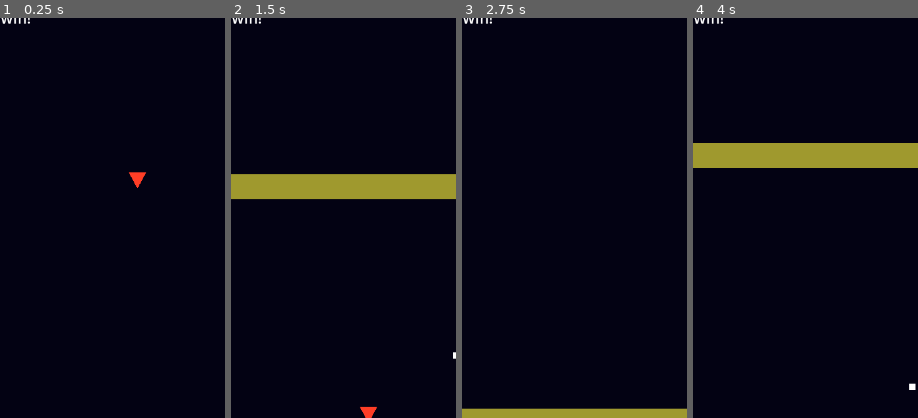
Above: before the commit, frames 1-4 (left to right).
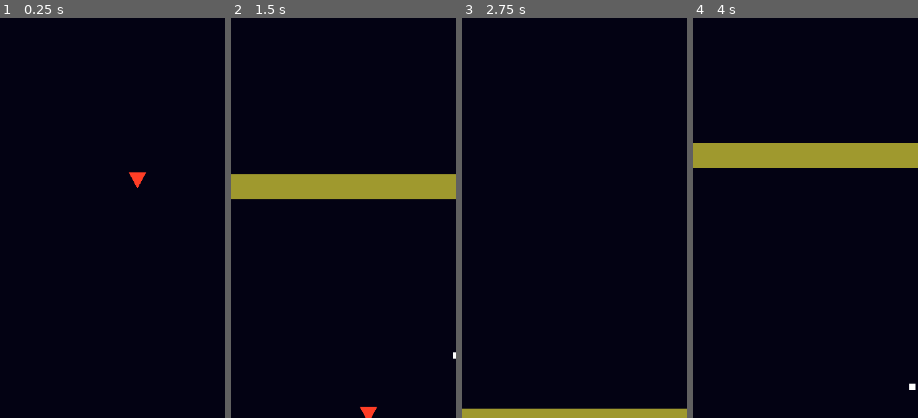
Above: after the commit, the same moments.

Repository: mystal/corneria
Game: Godot game, scene res://levels/proto.tscn
Same seed, same stepped clock (60 frames per second), same inputs: the game is played once before the commit and once after it.
Inputs (mouse positions are % of the whole screen's width and height, from its top left):
- Up to frame 1 (0.25 s): no input
- Up to frame 2 (1.5 s): tap Enter (ui_accept) at 0.5, 0.77 s; move the mouse to (72, 45) at 0.52 s; hold Right (ui_right) 0.53-1.28 s; move the mouse to (30, 55) at 1.27 s; hold Left (ui_left) from 1.28 s (still down)
- Up to frame 3 (2.75 s): tap Enter (ui_accept) at 1.52 s; move the mouse to (60, 28) at 2.02 s; release Left (ui_left) at 2.03 s; hold Right (ui_right) from 2.03 s (still down)
- Up to frame 4 (4 s): move the mouse to (45, 70) at 2.77 s; tap Enter (ui_accept) at 3.02, 3.77 s; move the mouse to (80, 65) at 3.52 s; release Right (ui_right) at 3.53 s; hold Left (ui_left) from 3.53 s (still down)
The pictures show only the part of the screen within x 0-50%, y 0-50%; the shares and areas given below are measured in that part.

The runs differ from the first frame. In frame 1, 0.1% of the frame differs, in the area x 0-14%, y 0-2%; in frame 2, 0.1%; in frame 3, 0.1%; in frame 4, 0.1%.

Commit message:
Put UI in a CanvasLayer so it renders and positions properly

Diff:
--- a/godot/levels/proto.tscn
+++ b/godot/levels/proto.tscn
@@ -70,5 +70,6 @@
 position = Vector2(360, -1920)
 rotation = 3.14159
 
-[node name="GameOverScreen" parent="." instance=ExtResource("7_xfs3q")]
-visible = true
+[node name="CanvasLayer" type="CanvasLayer" parent="."]
+
+[node name="GameOverScreen" parent="CanvasLayer" instance=ExtResource("7_xfs3q")]
